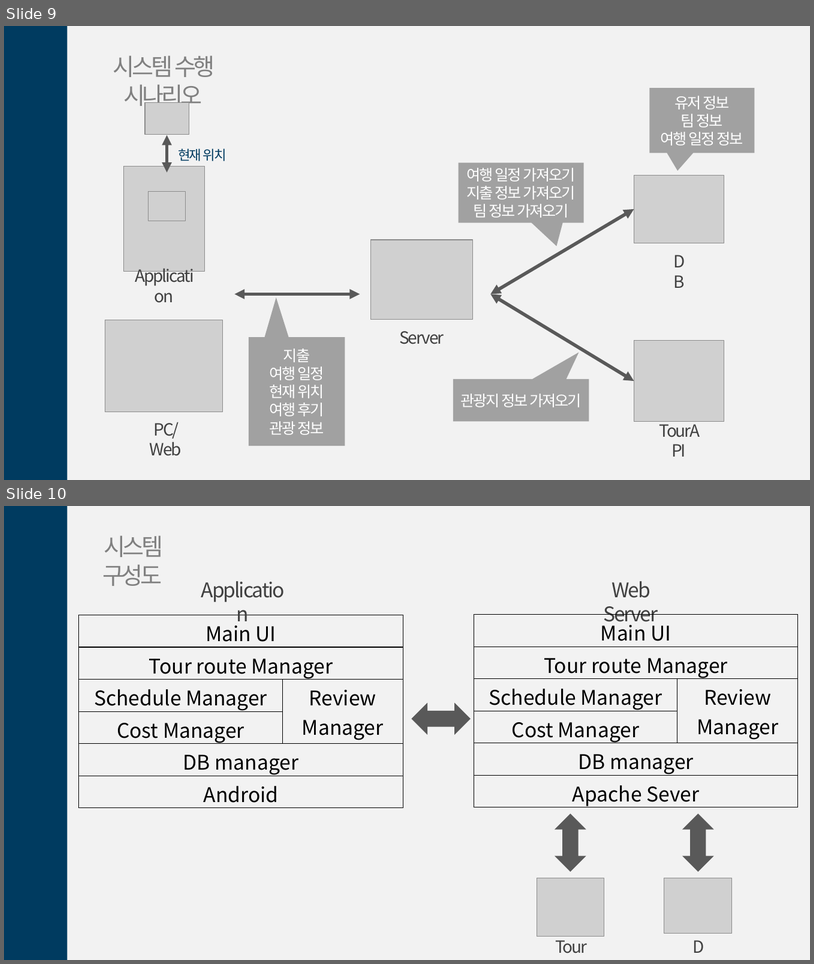
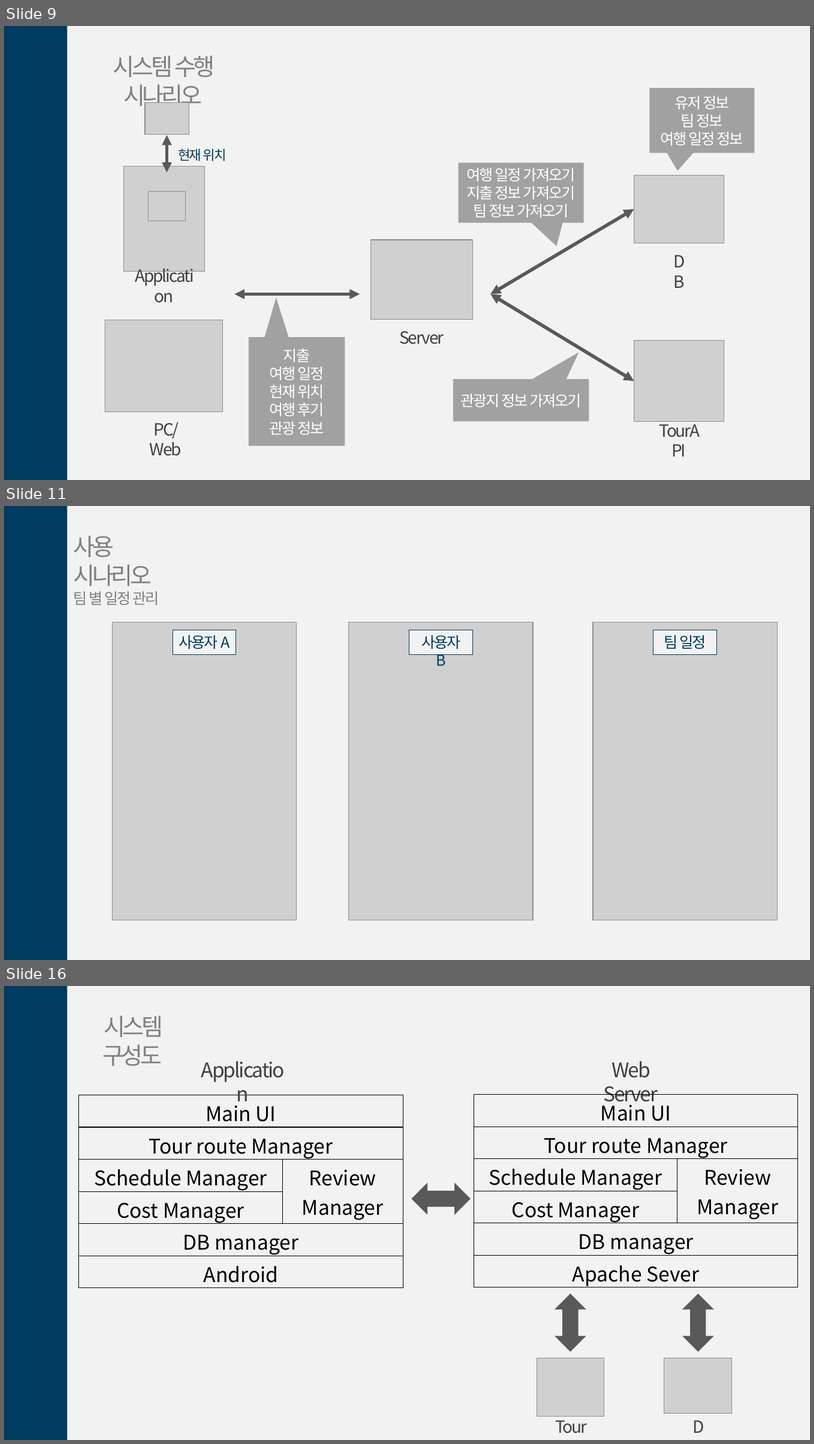
Before and after one commit to gmlrud1211/project, a slide deck: document/설계서.pptx. Shown one above the other, each under a label of ours: slides 9 and 10 before the commit, slides 9, 11 and 16 after it; the slides between them are not shown. The pictures are 814x964 and 814x1444 pixels, drawn with LibreOffice and Linux fonts; fonts in the diff are those of the drawing; grey boxes stand for pictures. Boxes give left, top, right and bottom in pixels: in the first picture for what was removed or moved away, otherwise in the second. Text is boxed around its words. In the diff, an @@ line names an element or a change of style, - is before the commit and + after.

```diff
--- a/document/설계서.pptx
+++ b/document/설계서.pptx
@@ slide 11 added at box(4, 506, 810, 960), background #F2F2F2 @@
@@ rectangle added at box(4, 506, 68, 960), fill #003B60 @@
@@ text added at box(73, 535, 159, 605), 28 pt, text #808080 @@
+사용 시나리오
+팀 별 일정 관리
@@ picture added at box(112, 622, 296, 920) @@
@@ picture added at box(112, 622, 297, 920) @@
@@ rectangle added at box(173, 630, 236, 654), fill #F2F2F2, outline #003B60 0.75 pt, 18 pt, text #003B60 @@
+사용자 A
@@ picture added at box(349, 622, 533, 920) @@
@@ picture added at box(349, 622, 533, 920) @@
@@ rectangle added at box(410, 630, 473, 654), fill #F2F2F2, outline #003B60 0.75 pt, 18 pt, text #003B60 @@
+사용자 B
@@ picture added at box(593, 622, 778, 920) @@
@@ rectangle added at box(654, 630, 717, 654), fill #F2F2F2, outline #003B60 0.75 pt, 18 pt, text #003B60 @@
+팀 일정
@@ what was slide 10 is now slide 16 @@
```
Also in this commit, not shown: 3 slides changed, 6 other slides added.
